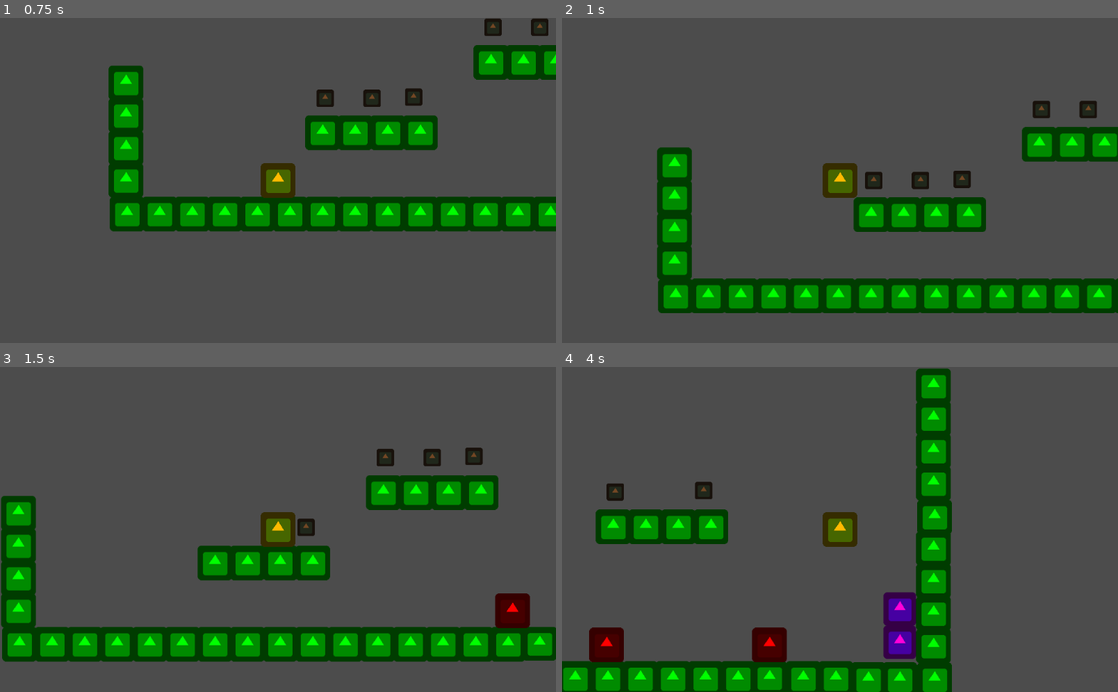
Above: before the commit, frames 1-4 (two rows, left to right).
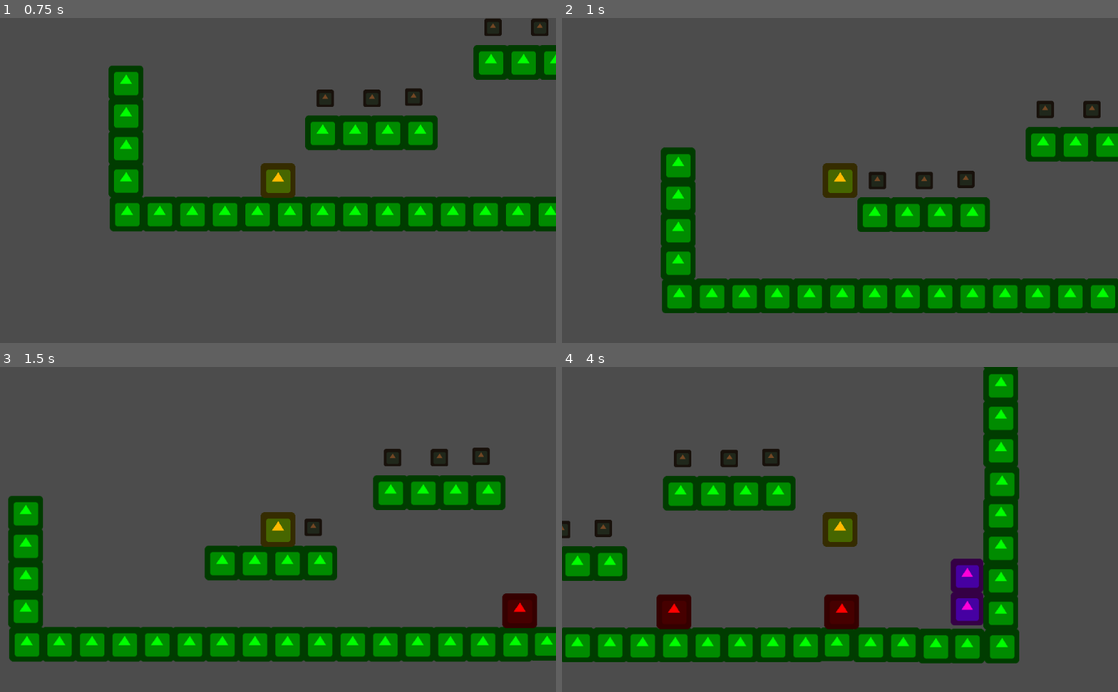
Above: after the commit, the same moments.

Repository: austinirvine/KUML-ReinforcementLearning
Game: Godot game, scene res://GameRL.tscn
Same seed, same stepped clock (60 frames per second), same inputs: the game is played once before the commit and once after it. This scene is started directly instead of the project's main scene. The engine's default icon, where the game draws it, is replaced by a stand-in: a white triangle on a blue panel in a dark square.
Inputs:
- Up to frame 1 (0.75 s): hold D from 0.53 s (still down); tap Shift at 0.6 s
- Up to frame 2 (1 s): keep holding D; tap Space at 0.77 s
- Up to frame 3 (1.5 s): keep holding D; tap Shift at 1.35 s
- Up to frame 4 (4 s): tap Space at 1.52, 3.02, 3.77 s; release D at 2.03 s; hold A 2.03-2.78 s; tap Shift at 2.1, 2.85, 3.6 s; hold D from 2.78 s (still down)

Frame 1 is identical in both runs. In frame 2, 4.9% of the frame differs, in the area x 17-100%, y 25-91%; in frame 3, 9.9%; in frame 4, 35%, in the area x 0-83%, y 0-100%.

Commit message:
Changed penalty for moving left

Diff:
--- a/Rein-Forest/ReinfLearn.gd
+++ b/Rein-Forest/ReinfLearn.gd
@@ -59,7 +59,7 @@
 	if(currPlayerPosX>prevPlayerPosX):
 		reward+= 100
 	elif (prevPlayerPosX>currPlayerPosX):
-		reward-=100
+		reward-=0
 	if (currBookCount>prevBookCount):
 		reward+=50
 	if (currHealth<prevHealth):
Not shown, changed: README.md
